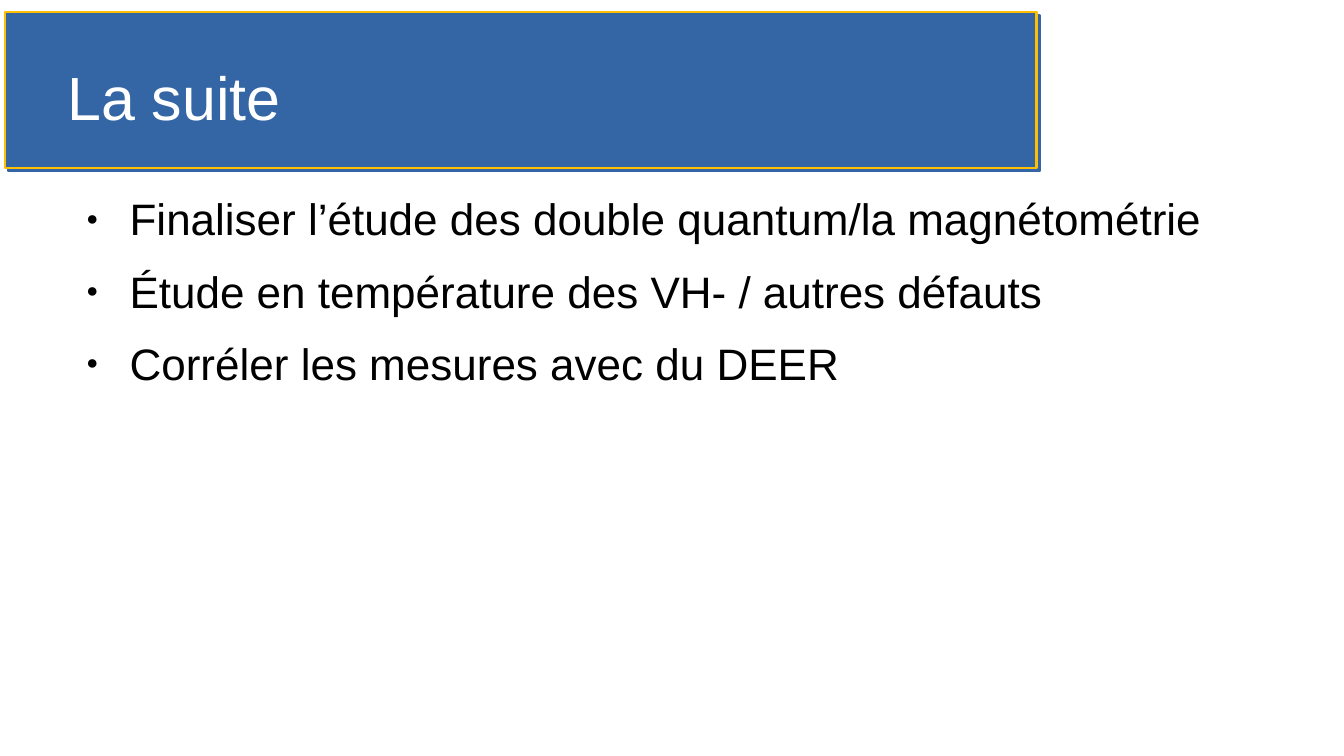
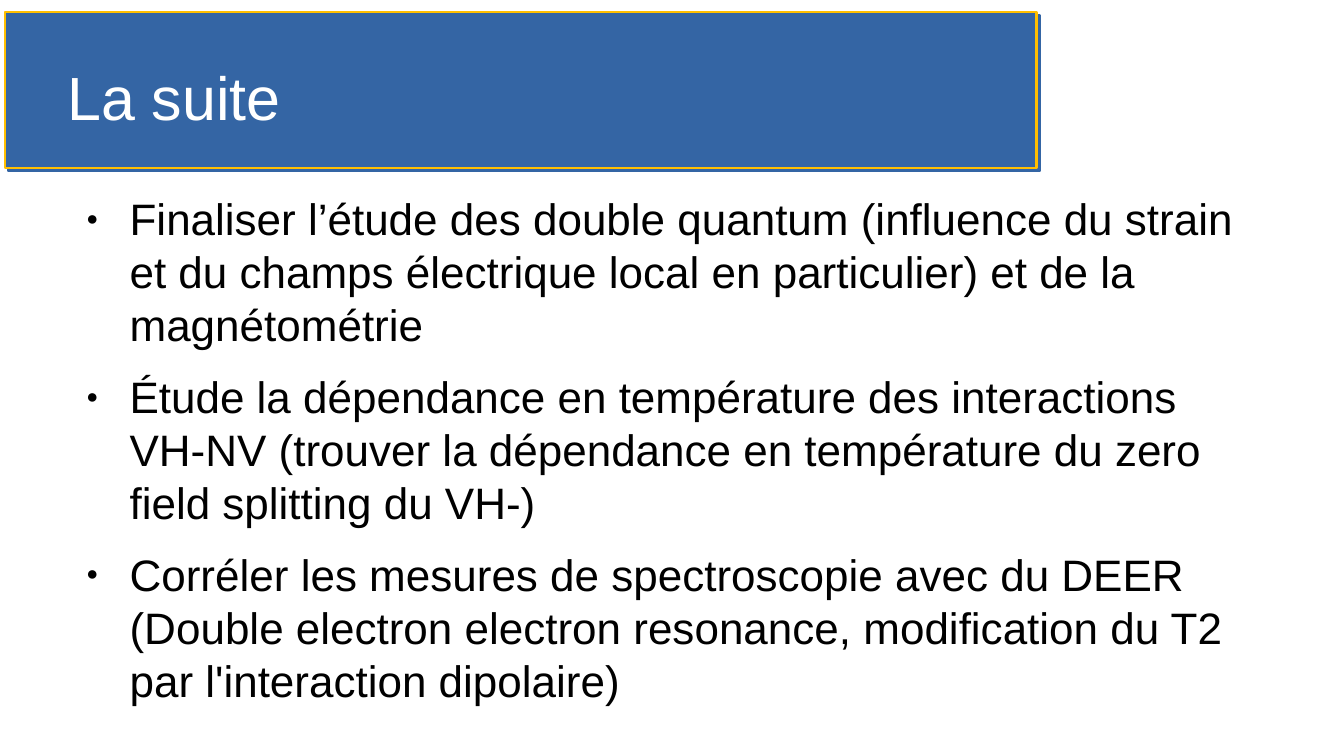
Before and after one commit to cpelletm/these, a slide deck: slide 14 of abstract/Comité 2/Comité 2.odp. Drawn at 1344x756 pixels with LibreOffice and Linux fonts; fonts in the diff are those of the drawing. Boxes give left, top, right and bottom in pixels: in the first picture for what was removed or moved away, otherwise in the second. Text is boxed around its words. In the diff, an @@ line names an element or a change of style, - is before the commit and + after.

```diff
--- a/abstract/Comité 2/Comité 2.odp
+++ b/abstract/Comité 2/Comité 2.odp
@@ text at <box>130,202,1233,653</box>: text changed @@
-● Finaliser l’étude des double quantum/la magnétométrie
-● Étude en température des VH- / autres défauts
-● Corréler les mesures avec du DEER
+● Finaliser l’étude des double quantum (influence du strain et du champs électrique local en particulier) et de la magnétométrie
+● Étude la dépendance en température des interactions VH-NV (trouver la dépendance en température du zero field splitting du VH-)
+● Corréler les mesures de spectroscopie avec du DEER (Double electron electron resonance, modification du T2 par l'interaction dipolaire)
```
Also in this commit, not shown: 4 other slides changed, 2 other files.
